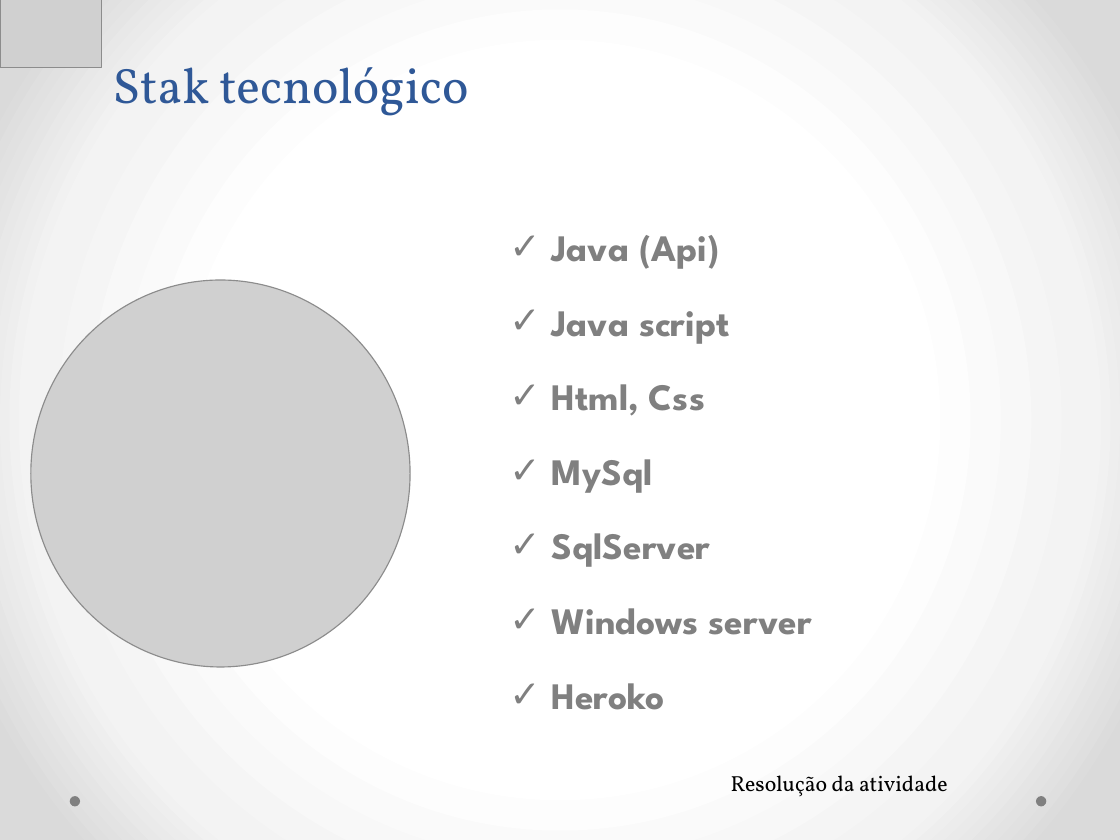
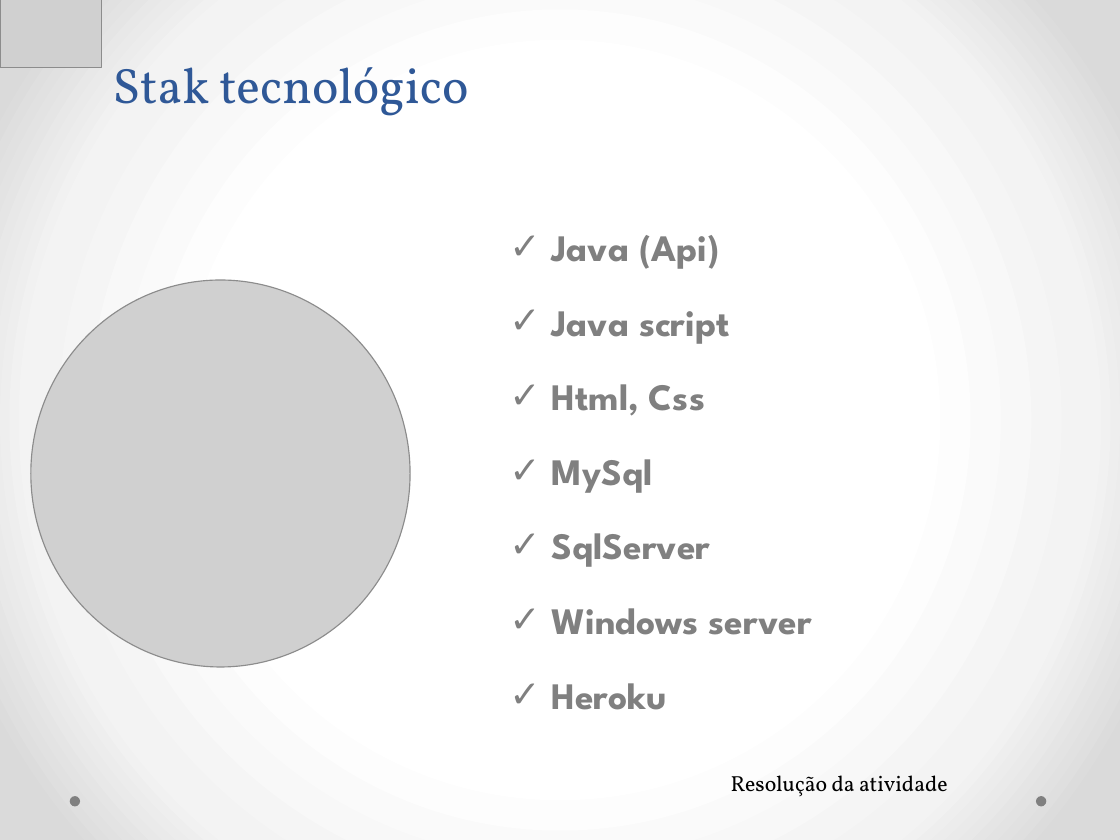
Before and after one commit to Neimarmg/TCC, a slide deck: slide 7 of Ppt-Andamento.pptx. Drawn at 1120x840 pixels with LibreOffice and Linux fonts; fonts in the diff are those of the drawing; grey boxes stand for pictures. Boxes give left, top, right and bottom in pixels: in the first picture for what was removed or moved away, otherwise in the second. Text is boxed around its words. In the diff, an @@ line names an element or a change of style, - is before the commit and + after.

```diff
--- a/Ppt-Andamento.pptx
+++ b/Ppt-Andamento.pptx
@@ text at [551, 683, 666, 710]: text changed @@
-✓ Heroko
+✓ Heroku
```
Also in this commit, not shown: 2 other slides changed.
